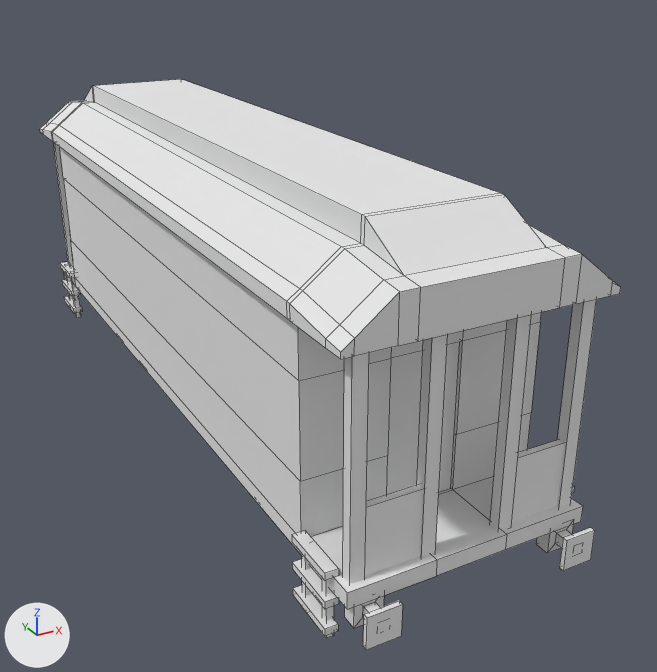
An edit to the Blender file moretrains_basic/blend/moretrains_basic_railroad_car_anim.blend, drawn before and after from the same camera.
Both versions are drawn from a 50 mm lens placed at (-25.5, -58.6, 30.5), pointed at (4.0, -5.0, 3.7). The lights are fixed; the arrows at lower left show +X, +Y and +Z. Mesh edges are drawn as thin lines.

The first picture shows 'rc_car'.
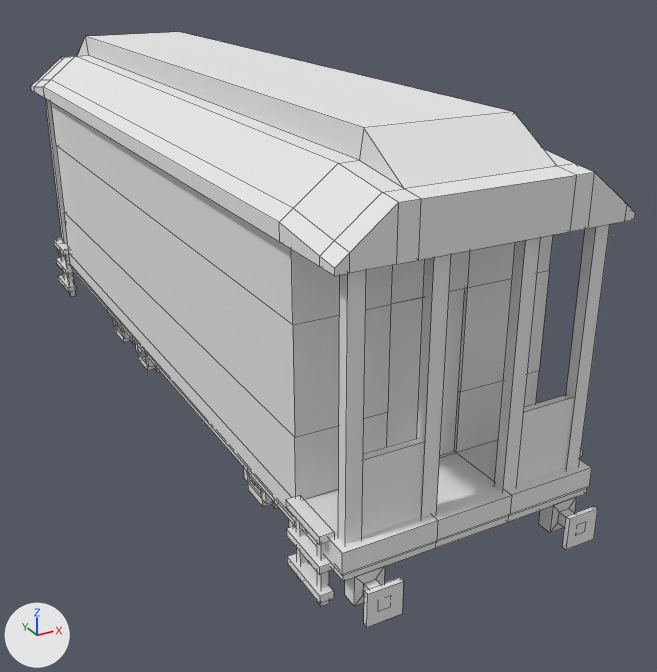
What differs and where, as boxes (x1, y1, x2, y2) in the pictures (657 x 672 px; the box of a moved part takes in the faces that stretch with it):
'rc_car', reshaped
    before: (40, 79, 621, 650)
    after: (31, 32, 635, 627)
part 1 of me_cube_004, moved or reshaped
    before: (343, 353, 369, 584)
    after: (338, 270, 366, 544)
part 2 of me_cube_004, moved or reshaped
    before: (557, 299, 597, 508)
    after: (565, 224, 610, 469)
part 3 of me_cube_004, moved or reshaped
    before: (511, 439, 565, 524)
    after: (517, 394, 573, 484)
part 4 of me_cube_004, moved or reshaped
    before: (365, 484, 423, 576)
    after: (362, 438, 424, 537)
part 5 of me_cube_004, moved or reshaped
    before: (417, 334, 448, 558)
    after: (417, 254, 451, 519)
part 6 of me_cube_004, moved or reshaped
    before: (490, 314, 532, 530)
    after: (495, 237, 541, 491)
part 7 of me_cube_004, moved or reshaped
    before: (53, 142, 73, 265)
    after: (45, 99, 67, 241)
part 8 of me_cube_004, added
    after: (387, 289, 465, 455)
part 9 of me_cube_004, moved or reshaped
    before: (536, 525, 573, 553)
    after: (539, 497, 577, 533)
part 10 of me_cube_004, moved or reshaped
    before: (559, 527, 595, 571)
    after: (562, 506, 598, 550)
part 11 of me_cube_004, moved or reshaped
    before: (345, 596, 384, 628)
    after: (345, 566, 385, 606)
part 12 of me_cube_004, moved or reshaped
    before: (363, 601, 403, 650)
    after: (364, 578, 404, 627)
part 13 of me_cube_004, rebuilt (not visible afterwards)
    before: (40, 79, 621, 359)
part 14 of me_cube_004, rebuilt
    before: (60, 148, 583, 609)
    after: (51, 102, 592, 575)
part 15 of me_cube_004, rebuilt
    before: (439, 341, 462, 494)
    after: (440, 288, 467, 457)
part 16 of me_cube_004, deleted
    before: (60, 262, 574, 638)
part 17 of me_cube_004, built on
    after: (54, 239, 587, 606)
part 18 of me_cube_004, added
    after: (31, 32, 635, 276)

What changed in the scene script:
```text
Change me_cube_004:
    used by ob_rc_car; location = (0.0, 0.0, 0.0)
    remove me_cube_004.from_pydata(...)  # 1592 vertices, 1268 faces; spans x -8.1..8.1, y -29.3..29.3, z -3.8..18.5
    add me_cube_004.from_pydata(...)  # 1584 vertices, 1253 faces; spans x -8.4..8.4, y -29.3..29.3, z -3.8..22.6
    me_cube_004 part 1: the loose piece of 8 vertices spanning x -7.2..-6.3, y -27.4..-26.7, z 1.2..14.7 is scaled about its middle by (1.04, 1, 1.08), then moved by (-0.3, 0.0, 3.0)
    me_cube_004 part 2: the loose piece of 8 vertices spanning x 6.3..7.2, y -27.4..-26.7, z 1.2..14.7 is scaled about its middle by (1.04, 1, 1.08), then moved by (0.2, 0.0, 3.0)
    me_cube_004 part 3: the loose piece of 8 vertices spanning x 2.2..6.7, y -27.3..-26.8, z 1.0..5.4 is scaled about its middle by (1.04, 1, 1.06), then moved by (0.2, 0.0, 2.6)
    me_cube_004 part 4: the loose piece of 8 vertices spanning x -6.7..-2.3, y -27.3..-26.8, z 1.0..5.4 is scaled about its middle by (1.04, 1, 1.06), then moved by (-0.2, 0.0, 2.6)
    me_cube_004 part 5: the loose piece of 8 vertices spanning x -2.9..-2.1, y -27.4..-26.7, z 1.2..14.7 is scaled about its middle by (1.04, 1, 1.08), then moved by (-0.1, 0.0, 3.0)
    me_cube_004 part 6: the loose piece of 8 vertices spanning x 2.0..2.9, y -27.4..-26.7, z 1.2..14.7 is scaled about its middle by (1.04, 1, 1.08), then moved by (0.1, 0.0, 3.0)
    me_cube_004 part 7: the loose piece of 8 vertices spanning x -7.2..-6.3, y 26.7..27.4, z 1.2..14.7 is scaled about its middle by (1.04, 1, 1.08), then moved by (-0.3, 0.0, 3.0)
    me_cube_004 part 8: a new loose piece, a box spanning x -2.4..2.29, y -22.85..-22.29, z 3.77..13.71, in mat_moretrains_railroad_car (its picture is missing)
    me_cube_004 part 9: the loose piece of 16 vertices spanning x 5.4..7.1, y -29.2..-26.9, z -1.1..0.5 is moved by (0.0, 0.0, 1.4)
    me_cube_004 part 10: the loose piece of 8 vertices spanning x 5.3..7.3, y -29.3..-29.0, z -1.3..0.7 is moved by (0.0, 0.0, 1.4)
    me_cube_004 part 11: the loose piece of 16 vertices spanning x -7.1..-5.4, y -29.2..-26.9, z -1.1..0.5 is moved by (0.0, 0.0, 1.4)
    me_cube_004 part 12: the loose piece of 8 vertices spanning x -7.3..-5.3, y -29.3..-29.0, z -1.3..0.7 is moved by (0.0, 0.0, 1.4)
    me_cube_004 part 13: the loose piece of 136 vertices spanning x -8.1..8.1, y -28.0..28.0, z 14.0..18.5 is rebuilt with 12 vertices and now spans x -7.7..7.7, y -22.9..22.9, z 17.5
    me_cube_004 part 14: the loose piece of 56 vertices spanning x -7.6..7.6, y -27.9..27.9, z 0.3..14.3 is rebuilt with 56 vertices and now spans x -7.9..7.9, y -27.9..27.9, z 2.5..17.8
    me_cube_004 part 15: the loose piece of 52 vertices spanning x -7.2..7.2, y -23.1..23.1, z 1.0..14.3 is rebuilt with 52 vertices and now spans x -7.5..7.5, y -23.1..23.1, z 3.4..17.8
    me_cube_004 part 16: 35 loose pieces with 308 vertices, spanning x -8.1..8.1, y -26.6..26.6, z -2.8..14.0, are deleted
    me_cube_004 part 17: 32 vertices removed from x -6.7..6.7, y -20.4..-13.0, z 1.5..3.9; 340 vertices added at x -8.4..8.4, y -27.9..27.9, z -0.7..6.5
    me_cube_004 part 18: 100 vertices added at x -8.4..8.4, y -28.0..28.0, z 17.8..22.6
```
